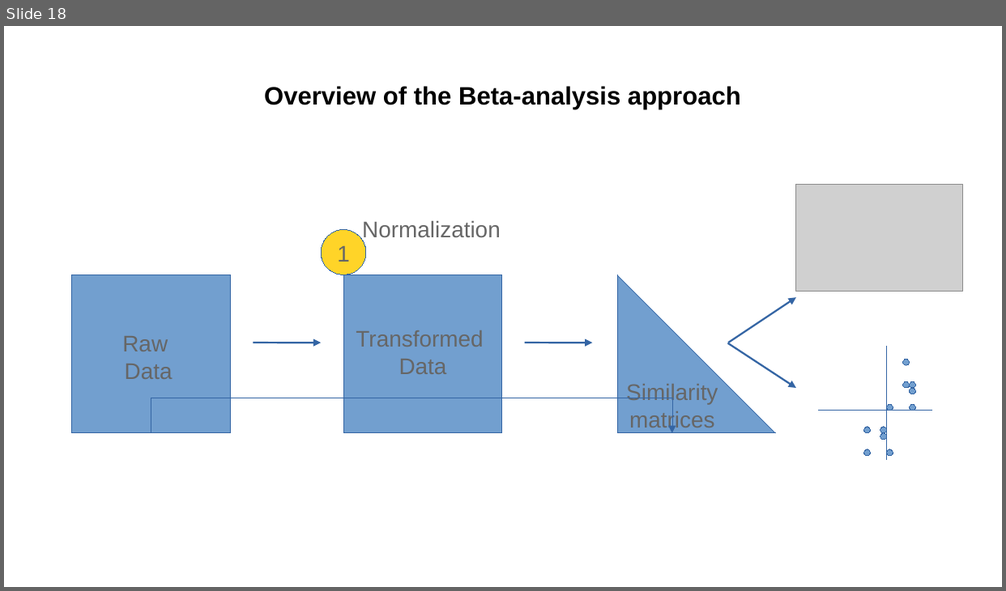
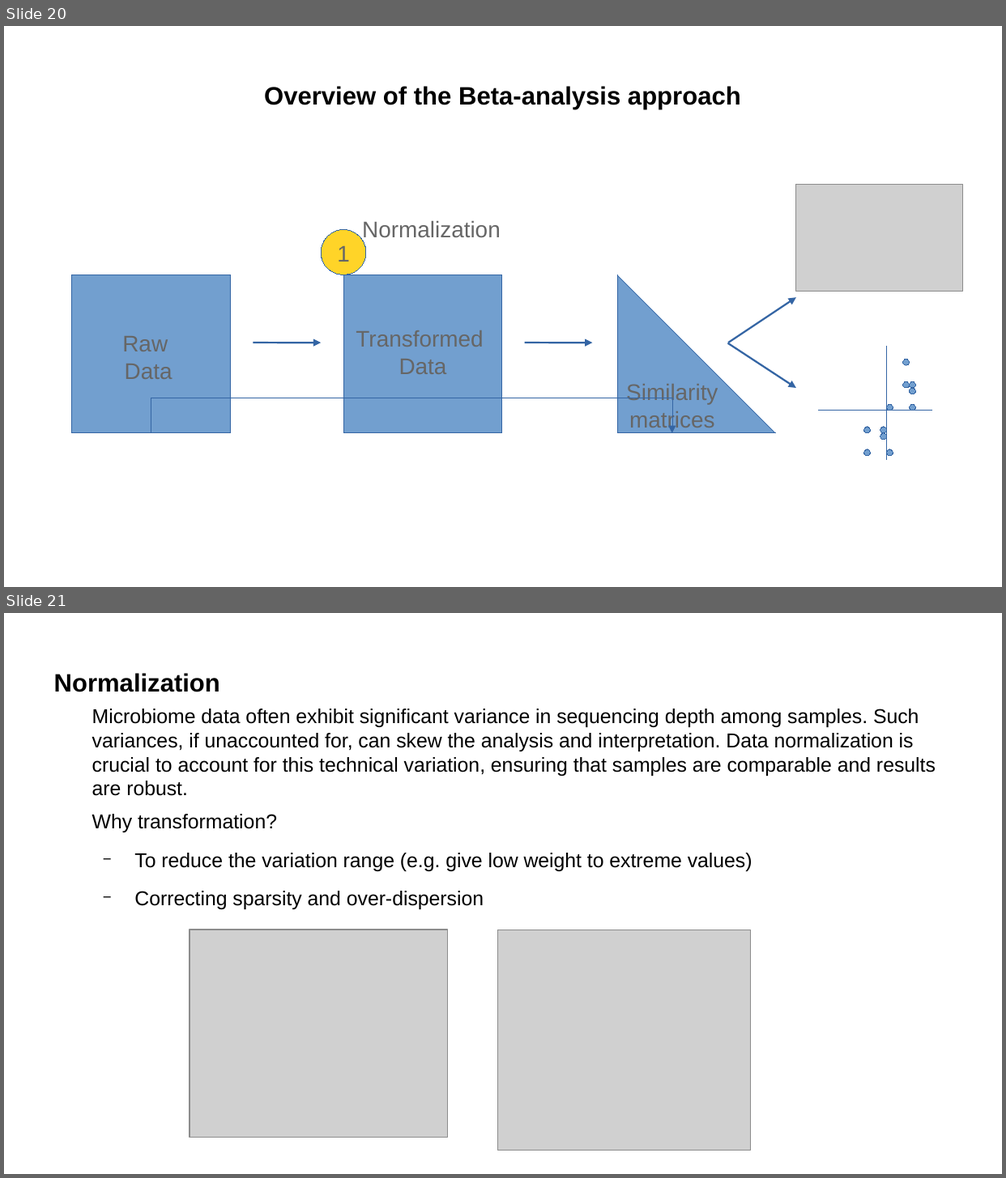
Before and after one commit to vincentmanz/Metagenomics_2024, a slide deck: Day_2/diversity indices.odp. Shown one above the other, each under a label of ours: slide 18 before the commit, slides 20 and 21 after it. The pictures are 1006x591 and 1006x1178 pixels, drawn with LibreOffice and Linux fonts; fonts in the diff are those of the drawing; grey boxes stand for pictures. Boxes give left, top, right and bottom in pixels: in the first picture for what was removed or moved away, otherwise in the second. Text is boxed around its words. In the diff, an @@ line names an element or a change of style, - is before the commit and + after.

```diff
--- a/Day_2/diversity indices.odp
+++ b/Day_2/diversity indices.odp
@@ slide 21 added at box(4, 613, 1002, 1174), background #FFFFFF @@
@@ title added at box(54, 673, 220, 692), 20 pt, text #000000, bold @@
+Normalization
@@ text added at box(92, 709, 936, 909), 16 pt, text #000000 @@
+Microbiome data often exhibit significant variance in sequencing depth among samples. Such variances, if unaccounted for, can skew the analysis and interpretation. Data normalization is crucial to account for this technical variation, ensuring that samples are comparable and results are robust.
+Why transformation?
+  − To reduce the variation range (e.g. give low weight to extreme values)
+  − Correcting sparsity and over-dispersion
@@ picture added at box(189, 930, 448, 1137) @@
@@ picture added at box(498, 930, 751, 1151) @@
@@ what was slide 18 is now slide 20 @@
```
Also in this commit, not shown: 9 slides changed, 17 other slides added, 7 slides removed, 1 other file.
